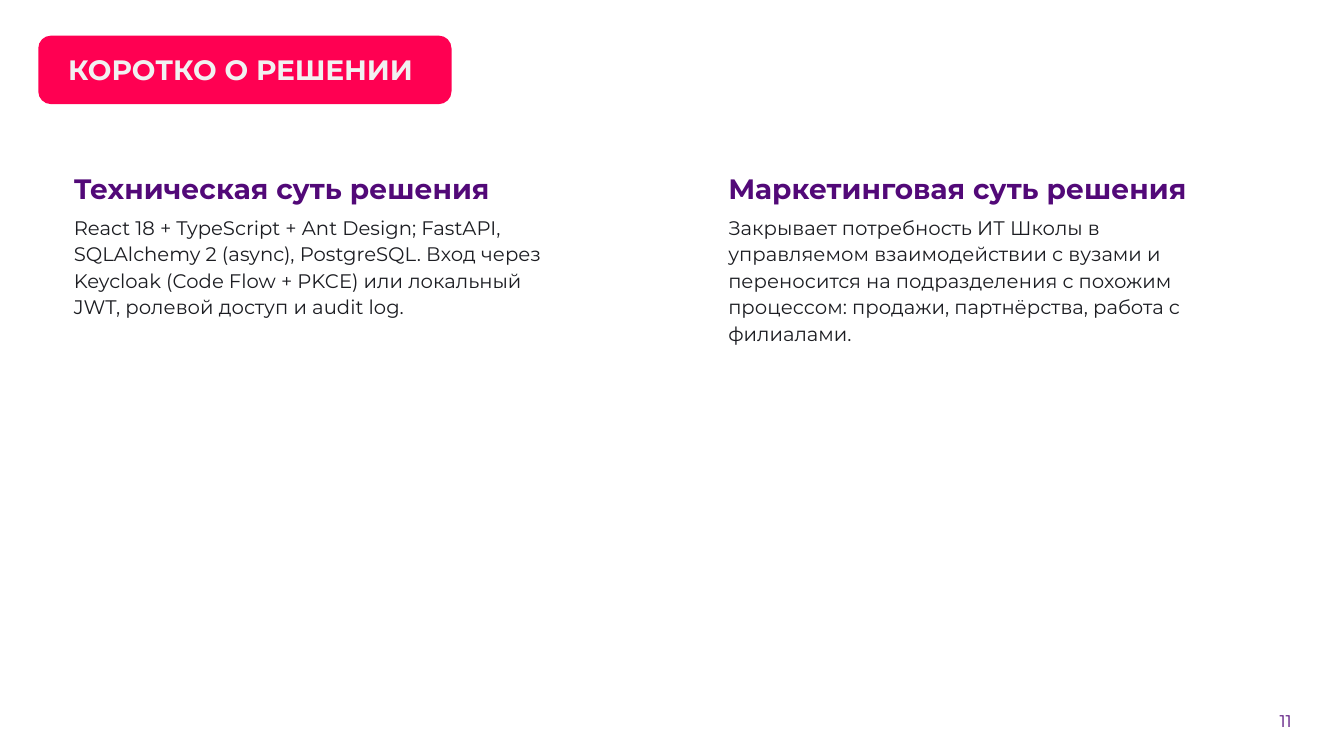
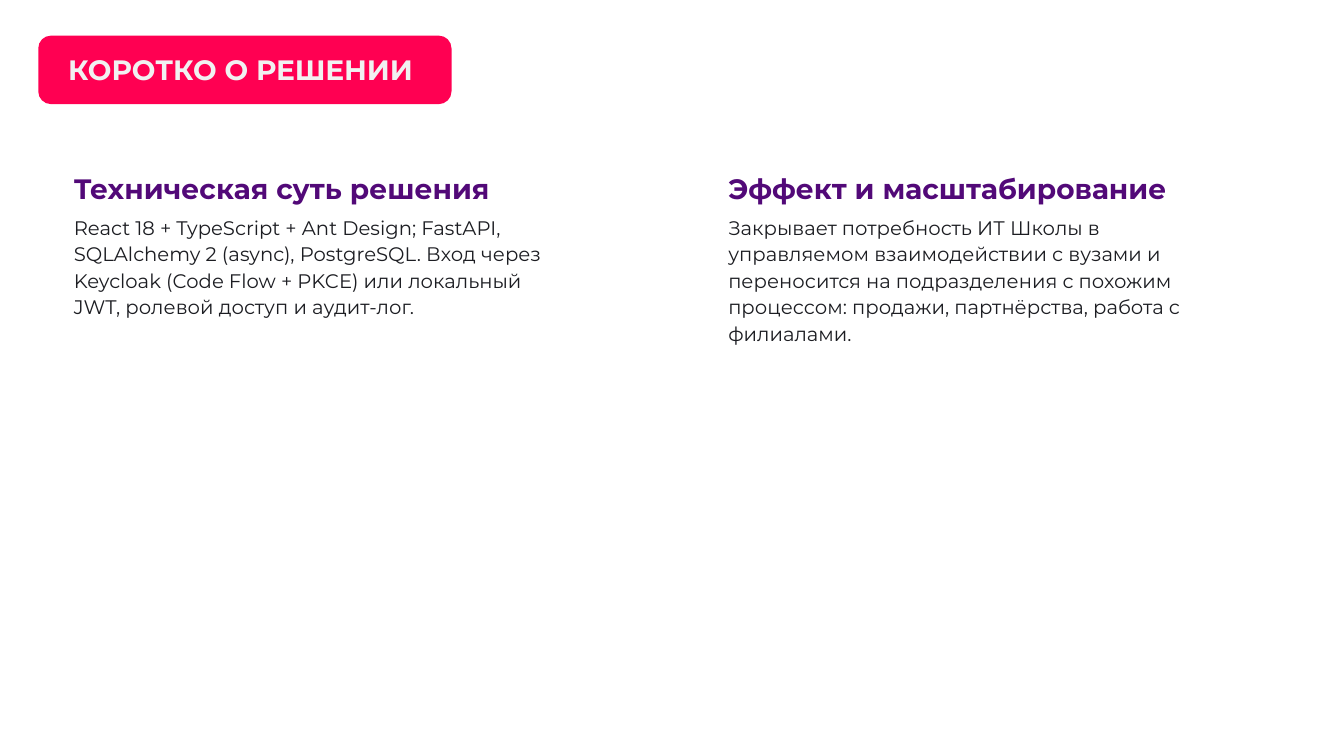
Before and after one commit to Pavel1778/rtk-crm, a slide deck: slide 11 of docs/presentation/RTK-CRM-LCT2026.pptx. Drawn at 1344x756 pixels with LibreOffice and Linux fonts; fonts in the diff are those of the drawing; background and template pictures are left out. Boxes give left, top, right and bottom in pixels: in the first picture for what was removed or moved away, otherwise in the second. Text is boxed around its words. In the diff, an @@ line names an element or a change of style, - is before the commit and + after.

```diff
--- a/docs/presentation/RTK-CRM-LCT2026.pptx
+++ b/docs/presentation/RTK-CRM-LCT2026.pptx
@@ text at box(728, 177, 1167, 205): text changed @@
-Маркетинговая суть решения
+Эффект и масштабирование
@@ text at box(74, 220, 541, 318): text changed @@
-React 18 + TypeScript + Ant Design; FastAPI, SQLAlchemy 2 (async), PostgreSQL. Вход через Keycloak (Code Flow + PKCE) или локальный JWT, ролевой доступ и audit log.
+React 18 + TypeScript + Ant Design; FastAPI, SQLAlchemy 2 (async), PostgreSQL. Вход через Keycloak (Code Flow + PKCE) или локальный JWT, ролевой доступ и аудит-лог.
@@ text removed at box(1280, 715, 1292, 727) @@
-11
```
Also in this commit, not shown: 9 other slides changed, 13 other files.
